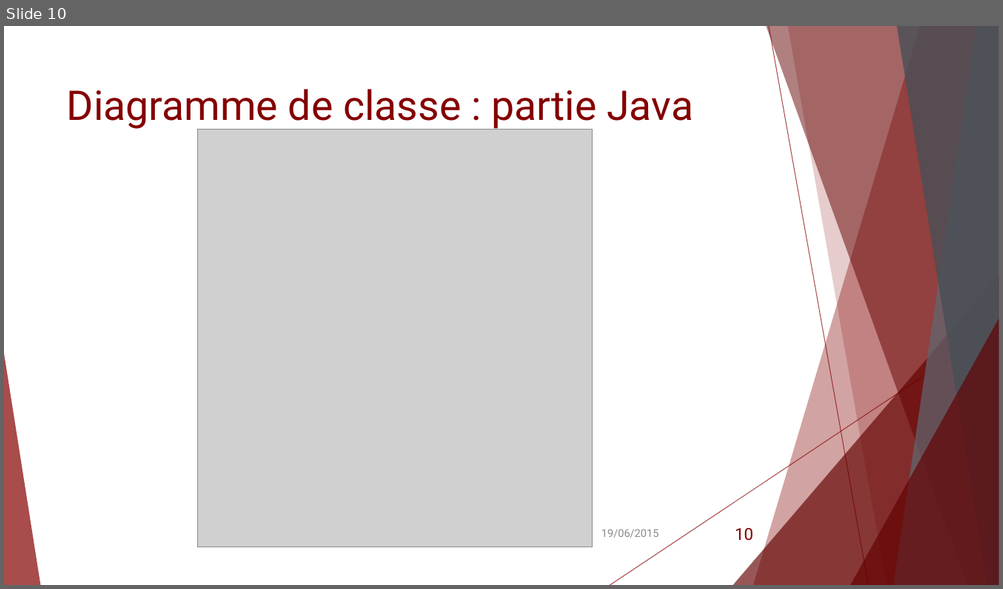
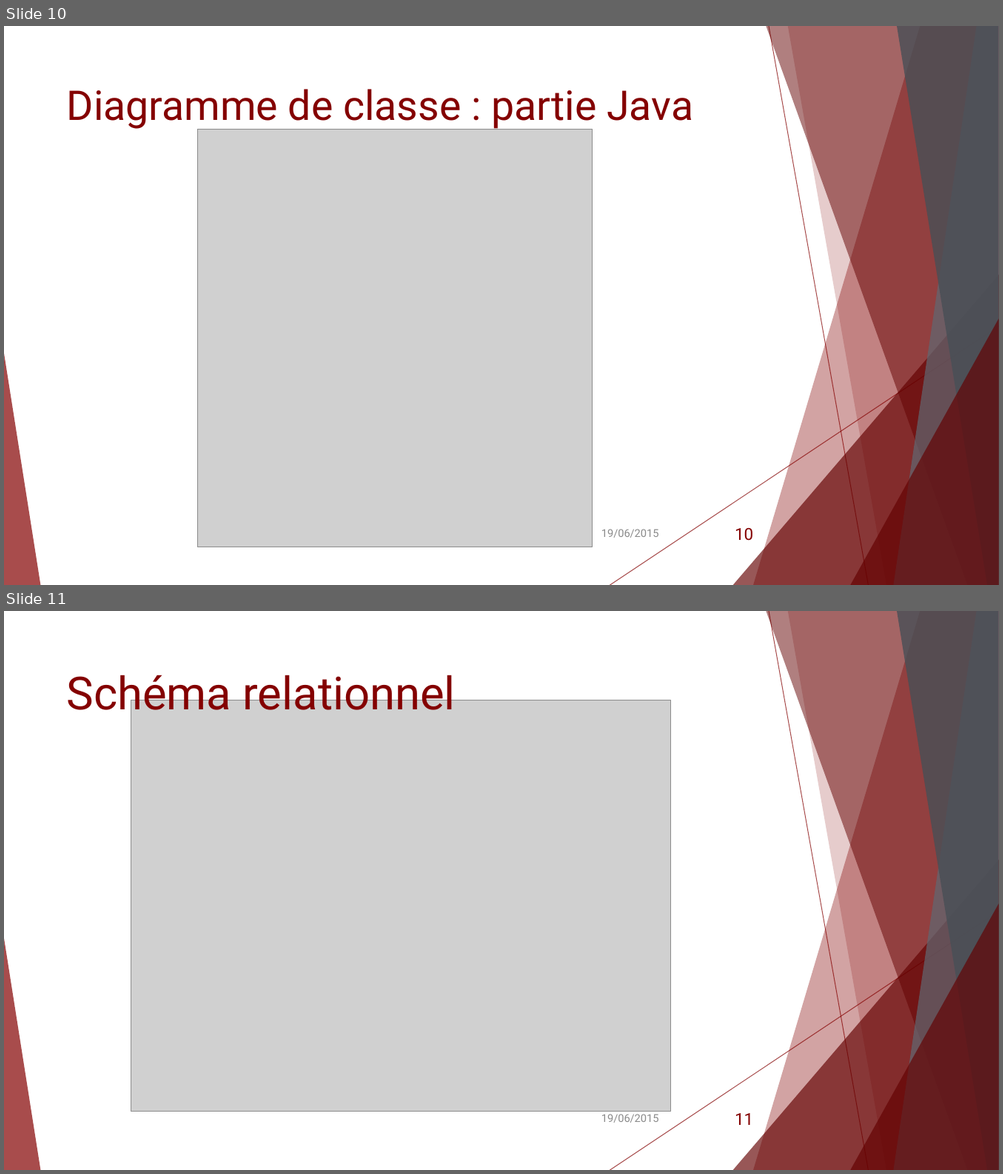
Before and after one commit to Tamaube/Projet-S4, a slide deck: Présentation.pptx. Shown one above the other, each under a label of ours: slide 10 before the commit, slides 10 and 11 after it. The pictures are 1003x589 and 1003x1174 pixels, drawn with LibreOffice and Linux fonts; fonts in the diff are those of the drawing; grey boxes stand for pictures. Boxes give left, top, right and bottom in pixels: in the first picture for what was removed or moved away, otherwise in the second. Text is boxed around its words. In the diff, an @@ line names an element or a change of style, - is before the commit and + after.

```diff
--- a/Présentation.pptx
+++ b/Présentation.pptx
@@ slide 11 added at (x1=4, y1=611, x2=999, y2=1170), background #FFFFFF; not listed: 10 template elements that a slide beside it also shows @@
@@ title added at (x1=67, y1=668, x2=455, y2=721), 44 pt, text #840000 @@
+Schéma relationnel
@@ picture added at (x1=131, y1=700, x2=670, y2=1112) @@
@@ text added at (x1=601, y1=1114, x2=659, y2=1123), 10.5 pt, text #8C8C8C @@
+19/06/2015
@@ page number added at (x1=734, y1=1113, x2=753, y2=1125), 16 pt, text #840000 @@
+11
```
Also in this commit, not shown: 2 slides changed, 2 other slides added, 2 other files.
